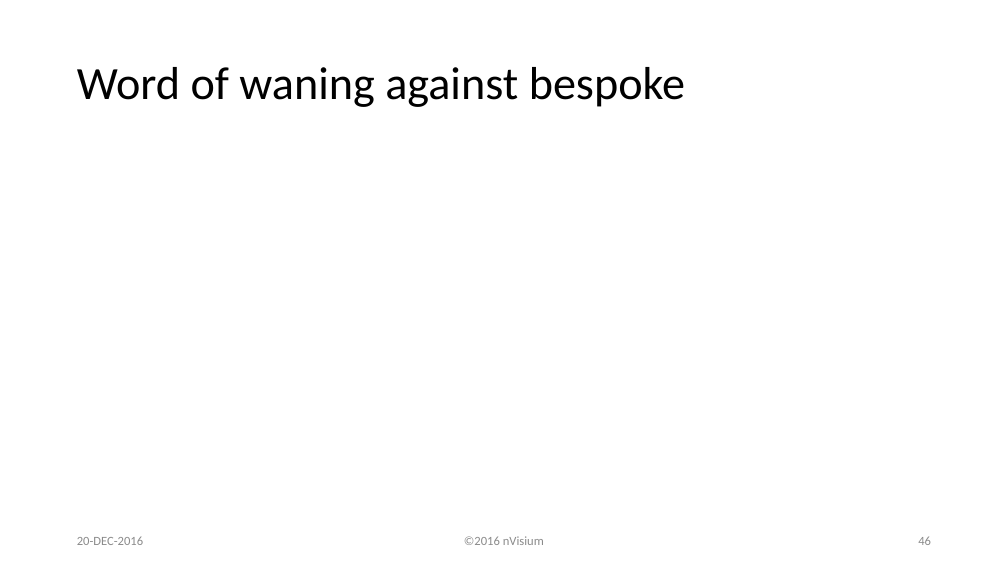
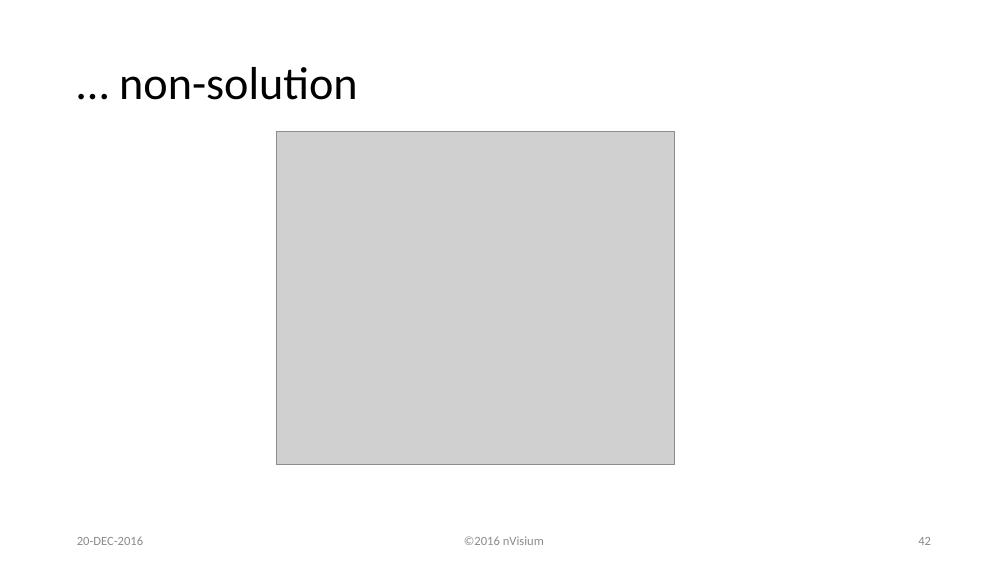
Before and after one commit to lojikil/heraclitus, a slide deck: slide 42 of HeraclitusSeminar.pptx (slide 46 before the commit). Drawn at 1008x567 pixels with LibreOffice and Linux fonts; fonts in the diff are those of the drawing; grey boxes stand for pictures; background and template pictures are left out. Boxes give left, top, right and bottom in pixels: in the first picture for what was removed or moved away, otherwise in the second. Text is boxed around its words. In the diff, an @@ line names an element or a change of style, - is before the commit and + after.

```diff
--- a/HeraclitusSeminar.pptx
+++ b/HeraclitusSeminar.pptx
@@ title at (119,67,358,100): text changed @@
-Word of waning against bespoke
+… non-solution
@@ picture added at (277,132,675,464) @@
@@ page number at (918,537,931,545): text changed @@
-46
+42
```
Also in this commit, not shown: 26 other slides changed, 31 slides added.
